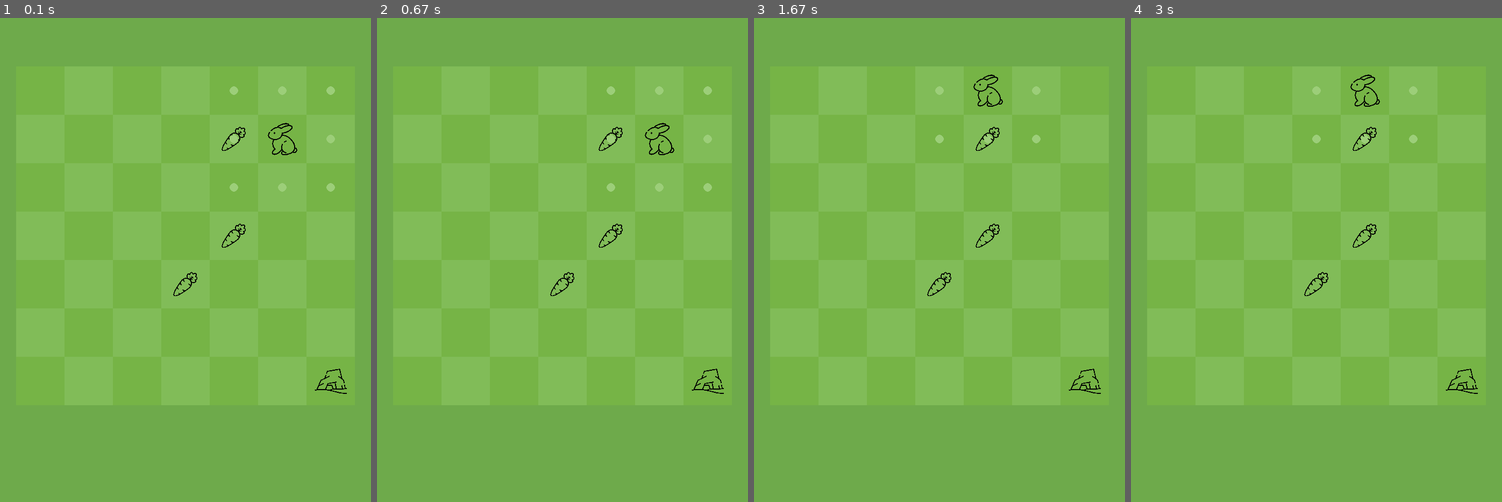
Above: before the commit, frames 1-4 (left to right).
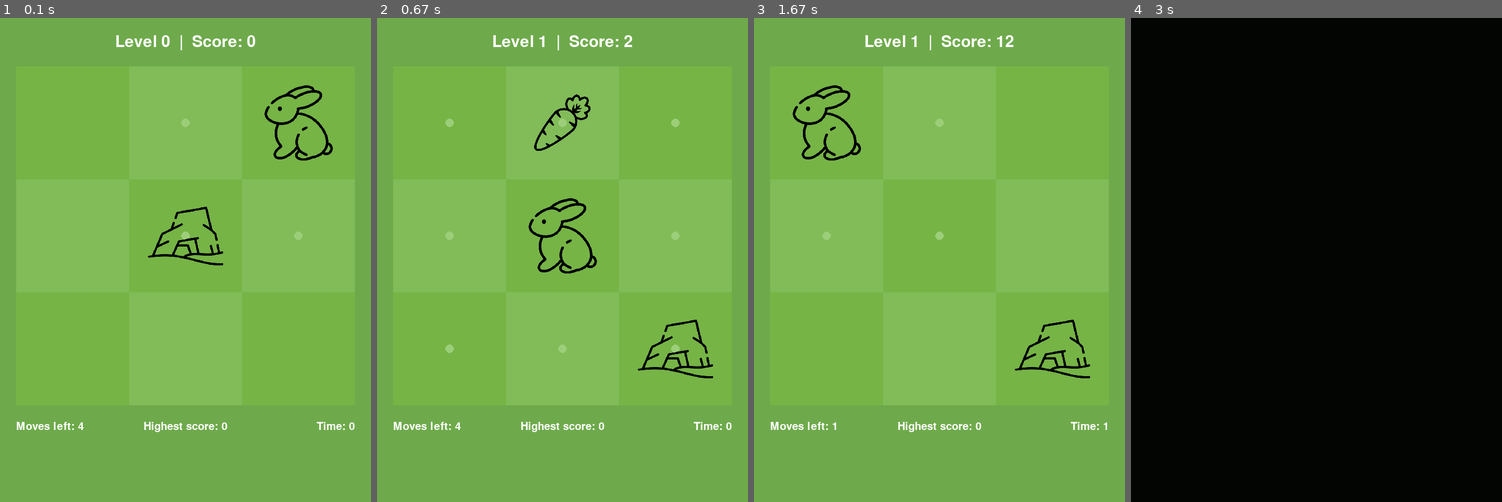
Above: after the commit, the same moments.

Repository: EvgeniyaGo/TUES-9th-grade-Pygame
Game: pygame game, started from BoardMain.py
Two runs of this game, one before a commit and one after it. Both use one fixed random seed, a clock stepped at 60 frames per second and the inputs below.
Inputs (mouse positions are in pixels of both pictures, inside the frame that each line leads up to):
- Up to frame 1 (0.1 s): no input
- Up to frame 2 (0.67 s): click (562, 260) at 0.4 s
- Up to frame 3 (1.67 s): click (850, 264) at 0.73 s; click (995, 90) at 1.07 s; click (850, 163) at 1.4 s
- Up to frame 4 (3 s): click (1305, 177) at 1.73 s

The runs differ from the first frame. In frame 1, 2.4% of the frame differs, in the area x 4-96%, y 3-86%; in frame 2, 2.9%; in frame 3, 2.4%; in frame 4, 100%, in the area x 0-100%, y 0-100%.

Commit message:
Core game mechanics complete (increasing difficulty gameplay, score and left moves counters, death)
Now you can die. That's kinda important to be honest ^^

Moves mechanics:
- You now have limited amout of moves you can use per one board.
- If you run out you die
- If you go inside the house (even on the last move) you go to the next level

Score mechanics:
- Now you get points from collecting stuff and going through levels
- Carrot -> + 10 points; Reached the house -> + amount of  moves / 2

Increasing difficulty gameplay:
- Generated amount of moves is not enough to jump around without thinking
- Counter of how much levels are completed let's us make the board bigger and bigger

Texts:
- Now have some basic UI/UX for score, level, moves and time tracking

Diff:
--- a/BoardEngine.py
+++ /dev/null
@@ -1,13 +0,0 @@
-#This file stores some basic info about what's going on. Didn't want to keep it in the main file.
-
-class GameState():
-    def __init__(self):
-        self.board = [["--","--","--","--","--","--","--","--","--"], #the board 5x5
-                      ["--","--","--","--","--","--","--","--","--"], #BN - Bunny, the player
-                      ["--","--","--","--","--","--","--","--","--"], #-- - empty
-                      ["--","--","--","--","--","--","--","--","--"],
-                      ["--","--","--","--","--","--","--","--","--"],
-                      ["--","--","--","--","--","--","--","--","--"],
-                      ["--","--","--","--","--","--","--","--","--"],
-                      ["--","--","--","--","--","--","--","--","--"],
-                      ["--","--","--","--","--","--","--","--","--"]]
--- a/BoardMain.py
+++ b/BoardMain.py
@@ -1,8 +1,8 @@
 # This is the main file. It is responsible for handling user input and current game state.
 
 import pygame as p
-import BoardEngine
 import random
+import time
 
 # Constants for the pygame
 # For the game screen size (630 so it can be devided by 5, 7 and 9 squares)
@@ -12,7 +12,7 @@
 REAL_HEIGHT = HEIGHT + BORDER * 4 + 150  # For game real screen size (900)
 REAL_WIDTH = WIDTH + BORDER * 2  # For game real screen size (690)
 
-DIMENTIONS = 7  # Board is 5x5
+DIMENTIONS = 3  # Board is DIMENTIONSxDIMENTIONS
 SQ_SIZE = WIDTH // DIMENTIONS
 SPACING = SQ_SIZE // 6
 FPS = 25
@@ -24,10 +24,10 @@
     IMAGES['CR'] = p.image.load('images/carrot.png')
     IMAGES['HM'] = p.image.load('images/cave.png')
 
-# Handle rendering the graphics of the game
-def drawGameState(screen, gs, bunny_pos):
+# Handles rendering the graphics of the game
+def drawGameState(screen, board, bunny_pos):
     drawBoard(screen)
-    drawPieces(screen, gs.board, bunny_pos)
+    drawPieces(screen, board, bunny_pos)
 
 # Handles adding element (home, carrot, e.t.c) to the new generated game
 def addElement(screen, board, element):
@@ -40,13 +40,20 @@
     return [pos_x, pos_y]  # Needed only for having the position of the bunny
 
 # Generates new random game set (house, carrots, e.t.c). Returns the new position of the bunny
-def generateGame(screen, gs):
-    bunny_pos = addElement(screen, gs.board, "BN")
+def generateGame(screen, board, levels_passed):
+    bunny_pos = addElement(screen, board, "BN")
     counter = 0
-    while counter < 3:
-        counter += 1
-        addElement(screen, gs.board, "CR")
-    addElement(screen, gs.board, "HM")
+    if DIMENTIONS > 9:
+        while counter < 5:
+            counter += 1
+            addElement(screen, board, "CR")
+    elif DIMENTIONS > 3:
+        while counter < 3:
+            counter += 1
+            addElement(screen, board, "CR")
+    elif levels_passed > 0:
+        addElement(screen, board, "CR")
+    addElement(screen, board, "HM")
     return bunny_pos
 
 # Draw the board DIMENTIONS x DIMENTIONS
@@ -96,28 +103,75 @@
                             count_horz += SQ_SIZE
                         count_vert += SQ_SIZE
 
+# Return a new 2d array filled with "--"
+def emptyBoard():
+    board = []
+    row = col = 0
+    while row < DIMENTIONS:
+        board.append([])
+        while col < DIMENTIONS:
+            board[row].append("--")
+            col += 1
+        row += 1
+        col = 0
+    return board
+
+# Rerender the top part of the screen where is "Score: ..."
+def renderText(screen, font, score_this, text_surface, spacing, levels_passed):
+    screen.fill((110, 170, 75), (0, spacing, REAL_WIDTH, text_surface.get_height()))
+    text_surface = font.render("Level " + str(levels_passed) + "  |  Score: " + str(score_this), True, (255, 255, 255))
+    screen.blit(text_surface, ((REAL_WIDTH - text_surface.get_width()) // 2, BORDER))
+
+def endGame(screen):
+    frame_count = 0
+    while frame_count < 2000:
+        current_color = p.Color.lerp(p.Color(0, 0, 0), p.Color(60, 90, 40), frame_count / 2000)
+        screen.fill(current_color)
+        p.display.update()
+        frame_count += 1
+
+    while(True):
+        pass
+
 # Main function
 def main():
     # Beginning setup
     p.init()
+    global DIMENTIONS
+    global SQ_SIZE
+    global SPACING
+
     screen = p.display.set_mode((REAL_WIDTH, REAL_HEIGHT))
     clock = p.time.Clock()
     screen.fill((110, 170, 75))
-    gs = BoardEngine.GameState()  # Get access to the variables from BoardEngine.py
+
+    # Variables
+    sq_selected = [0, 0] # Keep track of the last click of the player (row, col)
+    score_this = 0
+    moves_left = int(DIMENTIONS * 1.5)
+    levels_passed = 0
 
     # Functions before game starts
     LoadImages()
-    bunny_pos = generateGame(screen, gs) # Generates random setting and returns the pos. of the bunny
-
-    # Variables
-    sq_selected = [0, 0] # Keep track of the last click of the player (row, col)
-    collected_carrots = 0
-
+    board = emptyBoard()
+    bunny_pos = generateGame(screen, board, levels_passed) # Generates random setting and returns the pos. of the bunny
+
+    # Texts initialization
+    font = p.font.Font(None, int(BORDER * 1.5))
+    text_score_surface = font.render("Level " + str(levels_passed) + "  |  Score: " + str(score_this), True, (255, 255, 255))
+    screen.blit(text_score_surface, ((REAL_WIDTH - text_score_surface.get_width()) // 2, BORDER))
+    font_small = p.font.Font(None, int(BORDER ))
+    text_info_surface = font_small.render("Moves left: " + str(moves_left) + "\nTime: " + str(clock.get_time), True, (255, 255, 255))
+    screen.blit(text_info_surface, ((REAL_WIDTH - text_score_surface.get_width()) // 2, BORDER * 4 + HEIGHT))
+
+    # Main game logic
     game_on = True
     while game_on:
         for event in p.event.get():
             if event.type == p.QUIT:
                 game_on = False
+            if moves_left <= 0:
+                endGame(screen)
             elif event.type == p.MOUSEBUTTONDOWN:
                 location = p.mouse.get_pos()  # x,y location of the mouse
                 # gets the selected square index
@@ -125,22 +179,48 @@
                 sq_selected[1] = (location[0] - BORDER) // SQ_SIZE
                 if (sq_selected[0] > bunny_pos[0] + 1 or sq_selected[0] < bunny_pos[0] - 1) or (sq_selected[1] > bunny_pos[1] + 1 or sq_selected[1] < bunny_pos[1] - 1):  # if can't move there
                     break
+                if ((sq_selected[0] > DIMENTIONS - 1 or sq_selected[0] < 0) or (sq_selected[1] > DIMENTIONS - 1 or sq_selected[1] < 0)): # if it's out of the board
+                    break
                 if sq_selected != bunny_pos:  # if we clicked not on position of the bunny -> move it
-                    if gs.board[sq_selected[0]][sq_selected[1]] == "HM":  # if we are going to the burrow
-                        pass
+                    if board[sq_selected[0]][sq_selected[1]] == "HM":  # if we are going to the burrow
+                        levels_passed += 1
+                        if levels_passed <= 20:
+                            if levels_passed % 5 == 0:
+                                DIMENTIONS += 2
+                                SQ_SIZE = WIDTH // DIMENTIONS
+                                SPACING = SQ_SIZE // 6
+                        else:
+                            if levels_passed % 15 == 0:
+                                DIMENTIONS += 2
+                                SQ_SIZE = WIDTH // DIMENTIONS
+                                SPACING = SQ_SIZE // 6
+                        board = emptyBoard()
+                        bunny_pos = generateGame(screen, board, levels_passed)
+                        score_this += moves_left // 2
+                        moves_left = int(DIMENTIONS * 1.5)
+                        renderText(screen, font, score_this, text_score_surface, BORDER, levels_passed)
+
                     else:
                         # if we stepped on a carrot
-                        if gs.board[sq_selected[0]][sq_selected[1]] == "CR":
-                            collected_carrots += 1
+                        if board[sq_selected[0]][sq_selected[1]] == "CR":
+                            score_this += 10
+                            renderText(screen, font, score_this, text_score_surface, BORDER, levels_passed)
                         # move the bunny
-                        gs.board[bunny_pos[0]][bunny_pos[1]] = "--"
+                        board[bunny_pos[0]][bunny_pos[1]] = "--"
                         bunny_pos[0] = sq_selected[0]
                         bunny_pos[1] = sq_selected[1]
-                        gs.board[sq_selected[0]][sq_selected[1]] = "BN"
-
-        drawGameState(screen, gs, bunny_pos)
+                        board[sq_selected[0]][sq_selected[1]] = "BN"
+                        moves_left -= 1
+        # Rendering information below the game. Out of the loop so it can count time smooth
+        screen.fill((110, 170, 75), (0, BORDER * 4 + HEIGHT, REAL_WIDTH, text_info_surface.get_height()))
+        text_info_surface = font_small.render("Moves left: " + str(moves_left), True, (255, 255, 255))
+        screen.blit(text_info_surface, (BORDER, BORDER * 4 + HEIGHT))
+        text_info_surface = font_small.render("Time: " + str(p.time.get_ticks() // 1000), True, (255, 255, 255))
+        screen.blit(text_info_surface, (BORDER + WIDTH - text_info_surface.get_width(), BORDER * 4 + HEIGHT))
+        text_info_surface = font_small.render("Highest score: 0", True, (255, 255, 255))
+        screen.blit(text_info_surface, (BORDER + WIDTH // 2 - text_info_surface.get_width() // 2, BORDER * 4 + HEIGHT))
+        drawGameState(screen, board, bunny_pos)
         clock.tick(FPS)
         p.display.flip()
 
-
 main()
